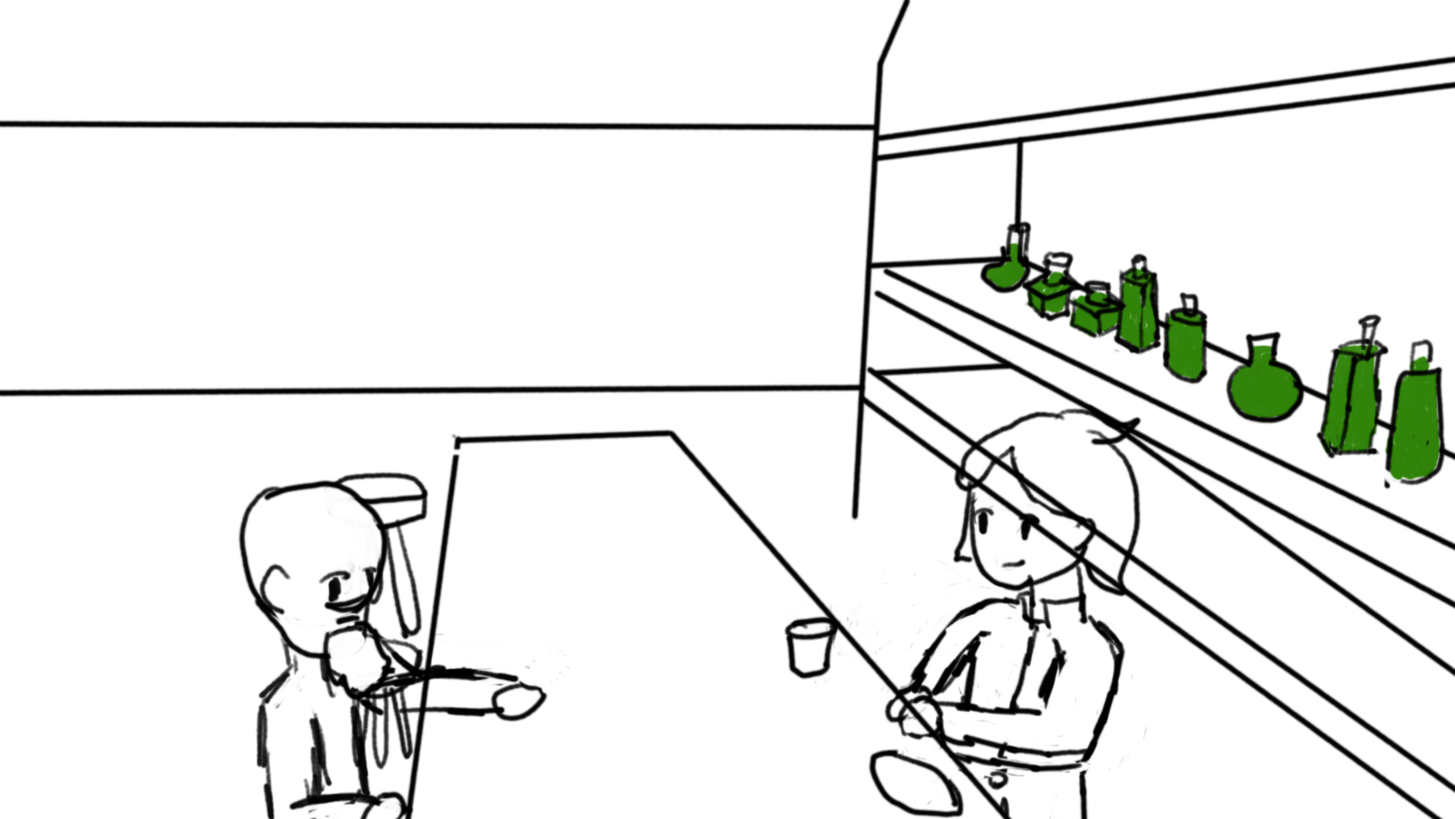
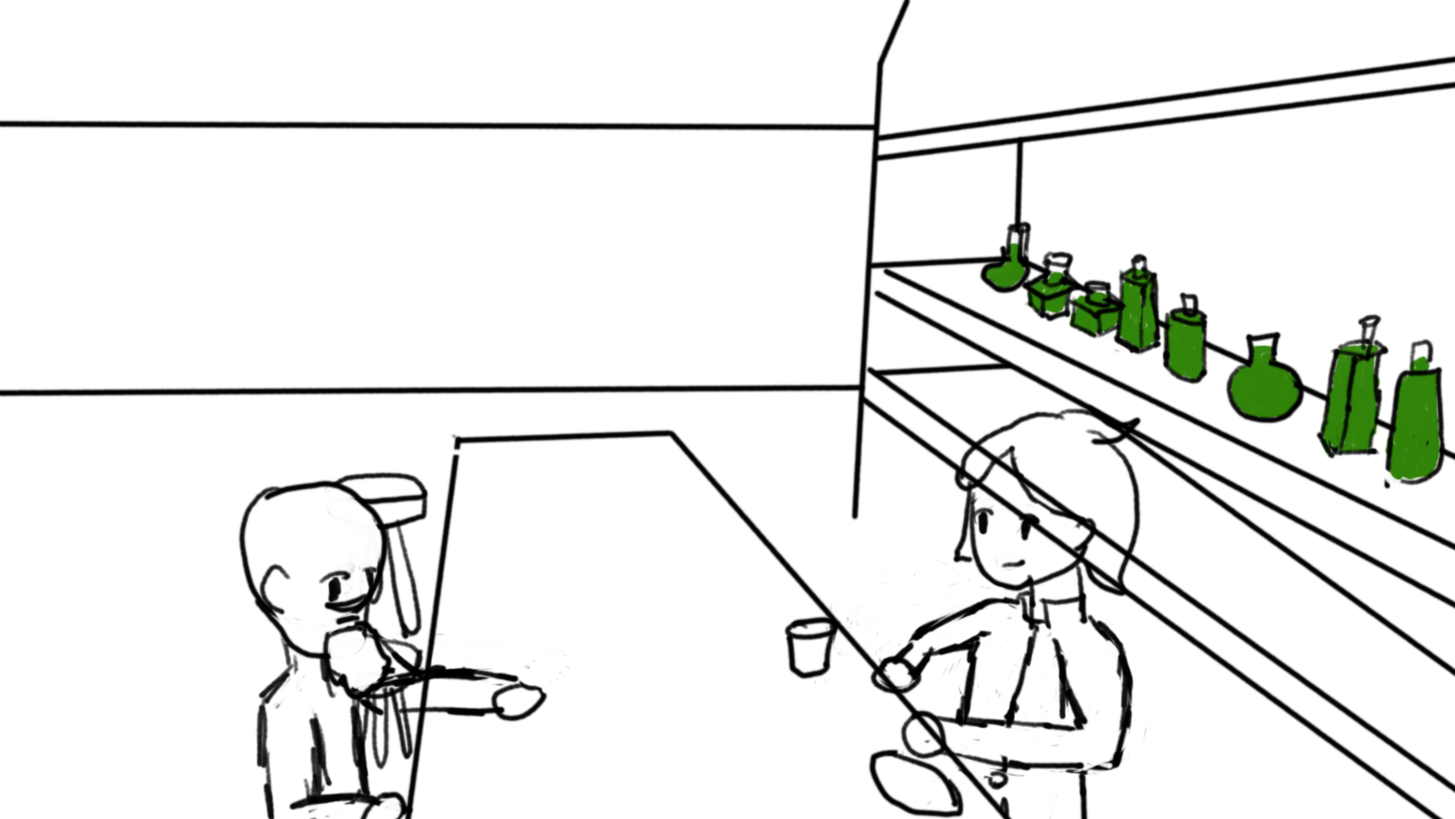
Layer changes from the first (1455, 819) image to the second:
painted on "Background" (1st of 2) over [869, 606, 1135, 781]
